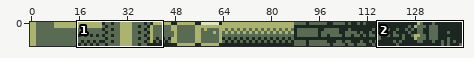
Two states of a sprite sheet, images/tileset1.png. Above, an overview of the earlier version with the close-up marked.
Close-up. Old version:
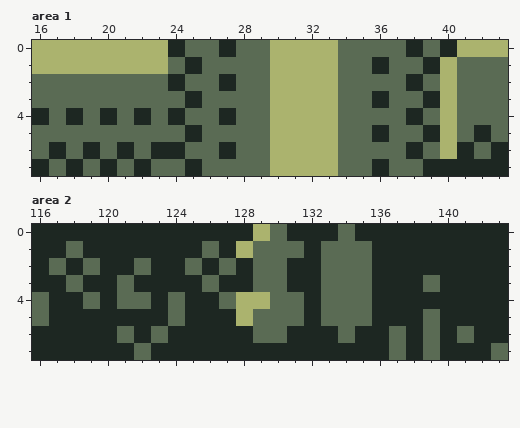
The file is 144x8 pixels. Shown: area 1: x 16..43, y 0..7; area 2: x 116..143, y 0..7.
After:
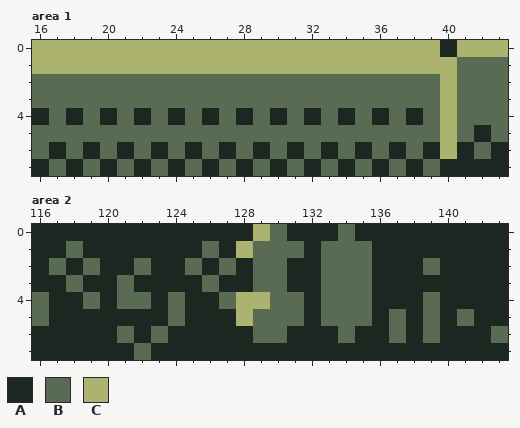
Palette (. is transparent): A #1d2722  B #5a6b54  C #abb36e
Edits made:
Area 1:
y 0: x 24..29 ABBABB -> CCCCCC; x 34..39 BBBBAB -> CCCCCC
y 1: x 24..29 BABBBB -> CCCCCC; x 34..39 BBABBA -> CCCCCC
y 2: x 24 A -> B; x 27 A -> B; x 30..33 CCCC -> BBBB; x 38 A -> B
y 3: x 25 A -> B; x 30..33 CCCC -> BBBB; x 36 A -> B; x 39 A -> B
y 4: x 26..28 BAB -> ABA; x 30..34 CCCCB -> ABABA; x 36 B -> A
y 5: x 25 A -> B; x 30..33 CCCC -> BBBB; x 36 A -> B; x 39 A -> B
y 6: x 24..25 AB -> BA; x 29..33 BCCCC -> ABABA; x 35 B -> A; x 37..39 BAB -> ABA
y 7: x 24..26 BAB -> ABA; x 28 B -> A; x 30..34 CCCCB -> ABABA; x 38..39 BA -> AB
Area 2:
y 2: x 139 A -> B
y 3: x 139 B -> A
y 4: x 139 A -> B
y 5: x 137 A -> B; x 141 A -> B
y 6: x 141 B -> A; x 143 A -> B
y 7: x 137 B -> A; x 139 B -> A; x 143 B -> A
Where, in picture pixels (left, top, right, bottom), the same in both close-ups:
changed: (168, 40, 440, 176)
changed: (389, 258, 508, 360)
